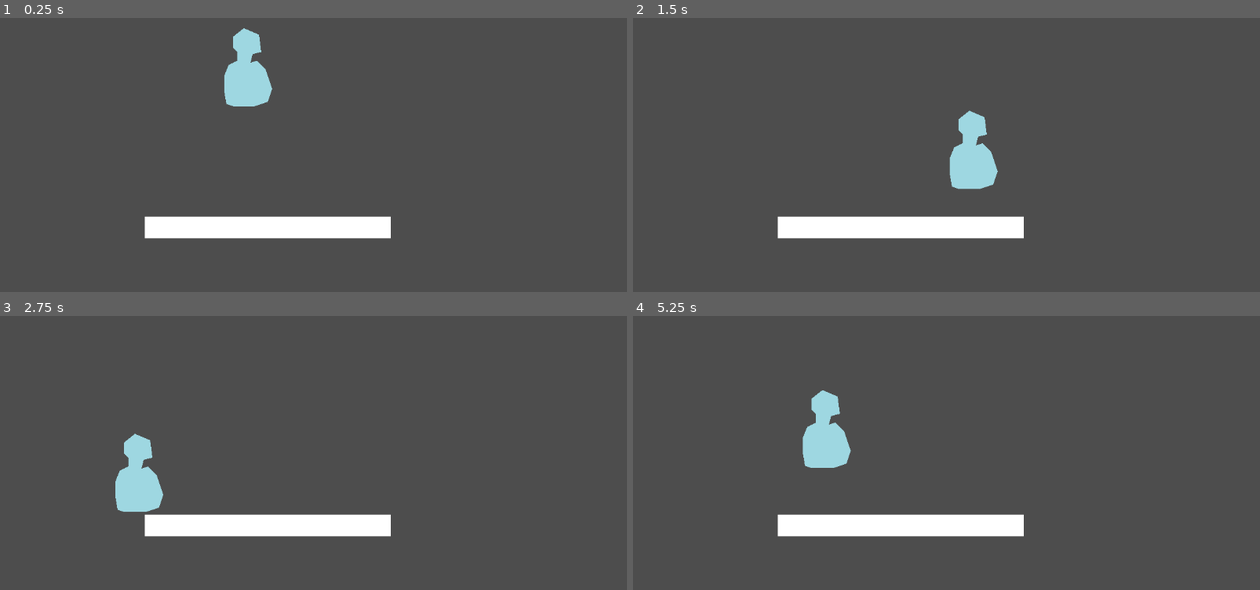
Above: before the commit, frames 1-4 (two rows, left to right).
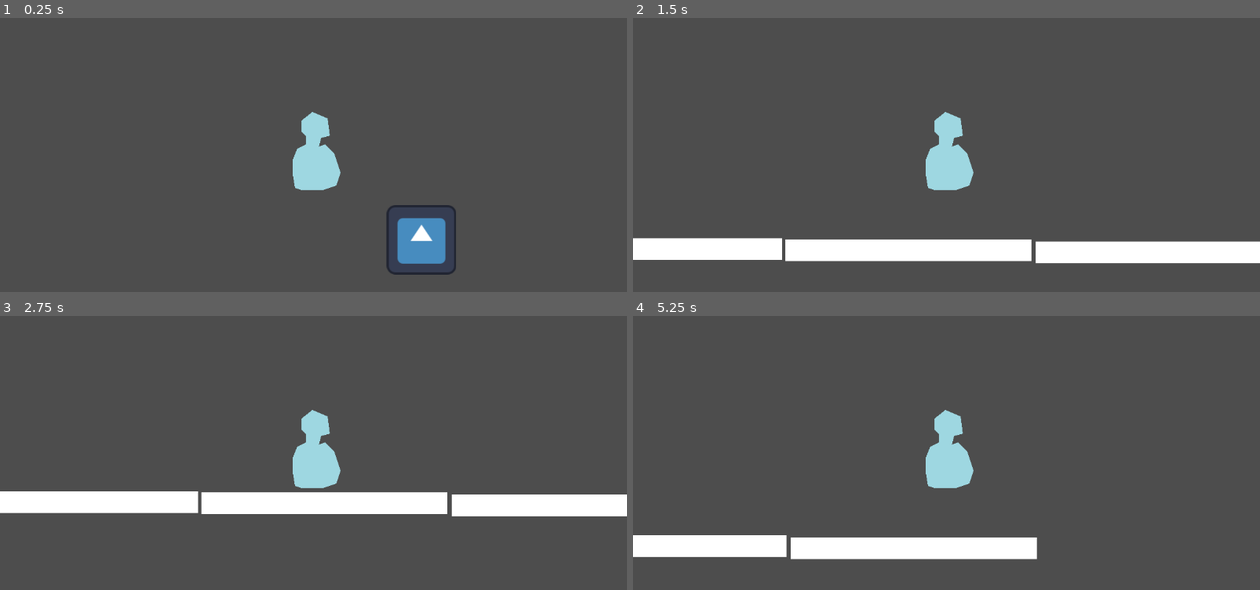
Above: after the commit, the same moments.

Repository: KarlJungtow/Minijam_icecream
Game: Godot game, scene res://scenes/test_level.tscn
The game is run twice, just before and just after one commit, with the same random seed, the same clock (stepped at 60 frames per second) and the same inputs. The engine's default icon, where the game draws it, is replaced by a stand-in: a white triangle on a blue panel in a dark square.
Inputs:
- Up to frame 1 (0.25 s): no input
- Up to frame 2 (1.5 s): hold Right (ui_right) from 0.53 s (still down); tap Space (ui_select) at 0.6 s; tap W (jump) at 0.77, 0.8, 1.07, 1.35 s
- Up to frame 3 (2.75 s): tap W (jump) at 1.52, 1.82, 2.3 s; tap Space (ui_select) at 1.55, 2.1 s; release Right (ui_right) at 2.03 s; hold Left (ui_left) from 2.03 s (still down)
- Up to frame 4 (5.25 s): release Left (ui_left) at 2.78 s; hold Right (ui_right) 2.78-4.28 s; tap Space (ui_select) at 2.85, 4.35, 5.1 s; tap W (jump) at 3.02, 3.32, 3.6, 3.77, 4.07, 4.52, 4.82 s; hold Left (ui_left) 4.28-5.03 s; hold Right (ui_right) from 5.03 s (still down)

The runs differ from the first frame. In frame 1, 7.9% of the frame differs, in the area x 23-73%, y 3-94%; in frame 2, 13%; in frame 3, 14%, in the area x 0-100%, y 34-81%; in frame 4, 11%.

Commit message:
enemy test

Diff:
--- /dev/null
+++ b/scenes/Enemy.gd
@@ -0,0 +1,34 @@
+extends RigidBody2D
+
+
+# Called when the node enters the scene tree for the first time.
+func _ready():
+	pass # Replace with function body.
+
+
+# Called every frame. 'delta' is the elapsed time since the previous frame.
+func _process(delta):
+
+	pass
+
+
+var thrust = Vector2(0, -2500)
+var torque = 20000
+
+func _integrate_forces(state):
+	if Input.is_action_pressed("ui_up"):
+		#state.apply_force(thrust.rotated(rotation))
+		state.apply_force(Vector2(2500, 0))
+
+	else:
+		state.apply_force(Vector2(-500, 0))
+
+	var rotation_direction = 0
+	if Input.is_action_pressed("ui_right"):
+		rotation_direction += 1
+	if Input.is_action_pressed("ui_left"):
+		rotation_direction -= 1
+	#state.apply_torque(rotation_direction * torque)
+
+
+	rotation = 0
--- /dev/null
+++ b/scenes/Enemy2.gd
@@ -0,0 +1,35 @@
+extends CharacterBody2D
+
+# Called when the node enters the scene tree for the first time.
+func _ready():
+	pass # Replace with function body.
+
+
+# Called every frame. 'delta' is the elapsed time since the previous frame.
+func _process(delta):
+	pass
+
+var run_speed = 350
+var jump_speed = -1000
+var gravity = 2500
+
+
+func get_input():
+	velocity.x = 0
+	var right = Input.is_action_pressed('ui_right')
+	var left = Input.is_action_pressed('ui_left')
+	var jump = Input.is_action_just_pressed('ui_select')
+
+	if is_on_floor() and jump:
+		velocity.y = jump_speed
+	if right:
+		velocity.x += run_speed
+	if left:
+		velocity.x -= run_speed
+
+
+func _physics_process(delta):
+	get_input()
+	#var collision_info = move_and_collide(velocity * delta)
+	#if collision_info:
+		#velocity = velocity.bounce(collision_info.get_normal())
--- a/scenes/test_level.tscn
+++ b/scenes/test_level.tscn
@@ -1,7 +1,9 @@
-[gd_scene load_steps=5 format=3 uid="uid://jqr4114xgrhx"]
+[gd_scene load_steps=8 format=3 uid="uid://jqr4114xgrhx"]
 
 [ext_resource type="PackedScene" uid="uid://bjkukdy2ofn8t" path="res://scenes/player.tscn" id="1_pmj6e"]
 [ext_resource type="PackedScene" uid="uid://oxtfdsfew20n" path="res://scenes/killzone.tscn" id="2_suf0s"]
+[ext_resource type="Script" path="res://scenes/Enemy.gd" id="3_a3kah"]
+[ext_resource type="Texture2D" uid="uid://c357wy3jxixq" path="res://icon.svg" id="4_e6dwg"]
 
 [sub_resource type="RectangleShape2D" id="RectangleShape2D_6270u"]
 size = Vector2(462, 35)
@@ -9,7 +11,12 @@
 [sub_resource type="WorldBoundaryShape2D" id="WorldBoundaryShape2D_8kowk"]
 distance = -227.0
 
+[sub_resource type="CapsuleShape2D" id="CapsuleShape2D_6a4e3"]
+radius = 54.0
+height = 134.0
+
 [node name="TestLevel" type="Node2D"]
+position = Vector2(3, -3)
 
 [node name="StaticBody2D" type="StaticBody2D" parent="."]
 position = Vector2(266, 509)
@@ -22,11 +29,48 @@
 position = Vector2(224, 21)
 shape = SubResource("RectangleShape2D_6270u")
 
+[node name="StaticBody2D2" type="StaticBody2D" parent="."]
+position = Vector2(724, 511)
+
+[node name="ColorRect" type="ColorRect" parent="StaticBody2D2"]
+offset_right = 452.0
+offset_bottom = 40.0
+
+[node name="CollisionShape2D" type="CollisionShape2D" parent="StaticBody2D2"]
+position = Vector2(224, 21)
+shape = SubResource("RectangleShape2D_6270u")
+
+[node name="StaticBody2D3" type="StaticBody2D" parent="."]
+position = Vector2(1184, 515)
+
+[node name="ColorRect" type="ColorRect" parent="StaticBody2D3"]
+offset_right = 452.0
+offset_bottom = 40.0
+
+[node name="CollisionShape2D" type="CollisionShape2D" parent="StaticBody2D3"]
+position = Vector2(224, 21)
+shape = SubResource("RectangleShape2D_6270u")
+
 [node name="Player" parent="." instance=ExtResource("1_pmj6e")]
 position = Vector2(452, 302)
+
+[node name="Camera2D" type="Camera2D" parent="Player"]
+position = Vector2(-2, -61)
 
 [node name="Killzone" parent="." instance=ExtResource("2_suf0s")]
 
 [node name="CollisionShape2D2" type="CollisionShape2D" parent="Killzone"]
 position = Vector2(572, 387)
 shape = SubResource("WorldBoundaryShape2D_8kowk")
+
+[node name="Enemy" type="Node2D" parent="."]
+position = Vector2(661, 369)
+
+[node name="RigidBody2D" type="RigidBody2D" parent="Enemy"]
+script = ExtResource("3_a3kah")
+
+[node name="Sprite2D" type="Sprite2D" parent="Enemy/RigidBody2D"]
+texture = ExtResource("4_e6dwg")
+
+[node name="CollisionShape2D" type="CollisionShape2D" parent="Enemy/RigidBody2D"]
+shape = SubResource("CapsuleShape2D_6a4e3")
